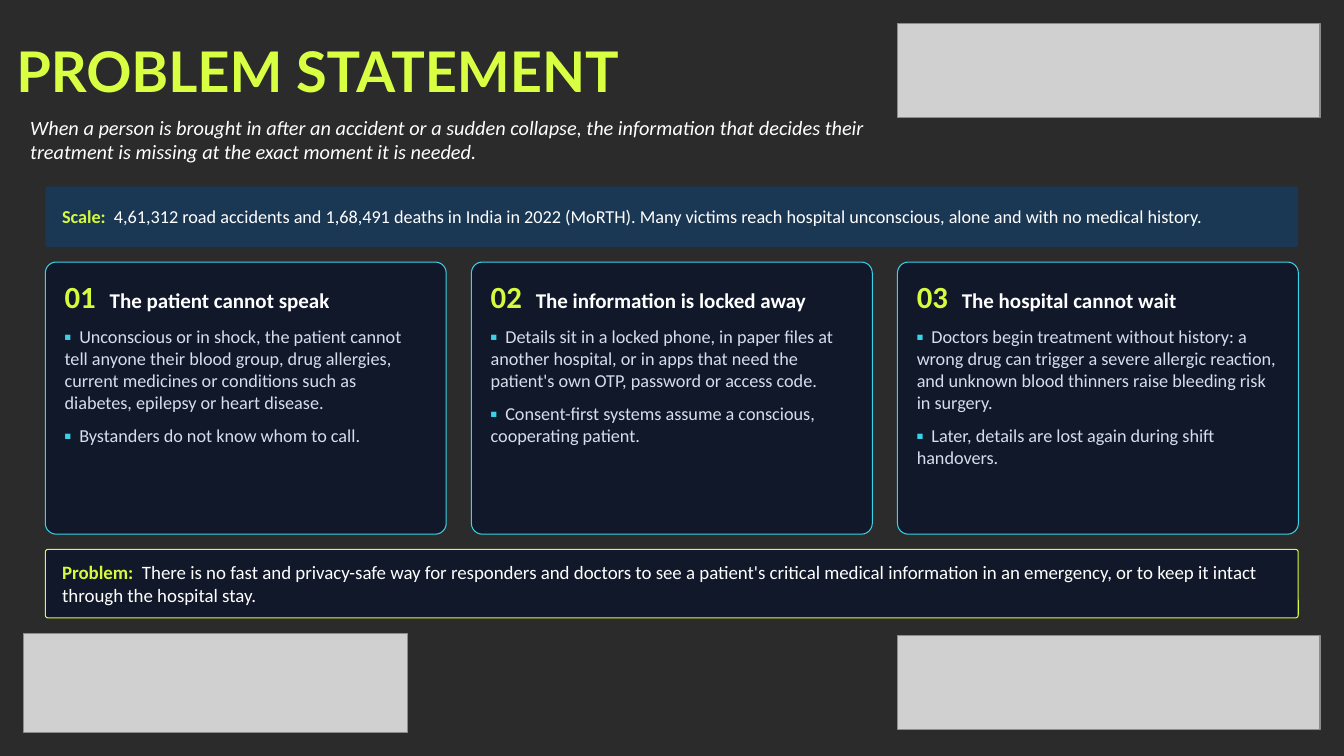
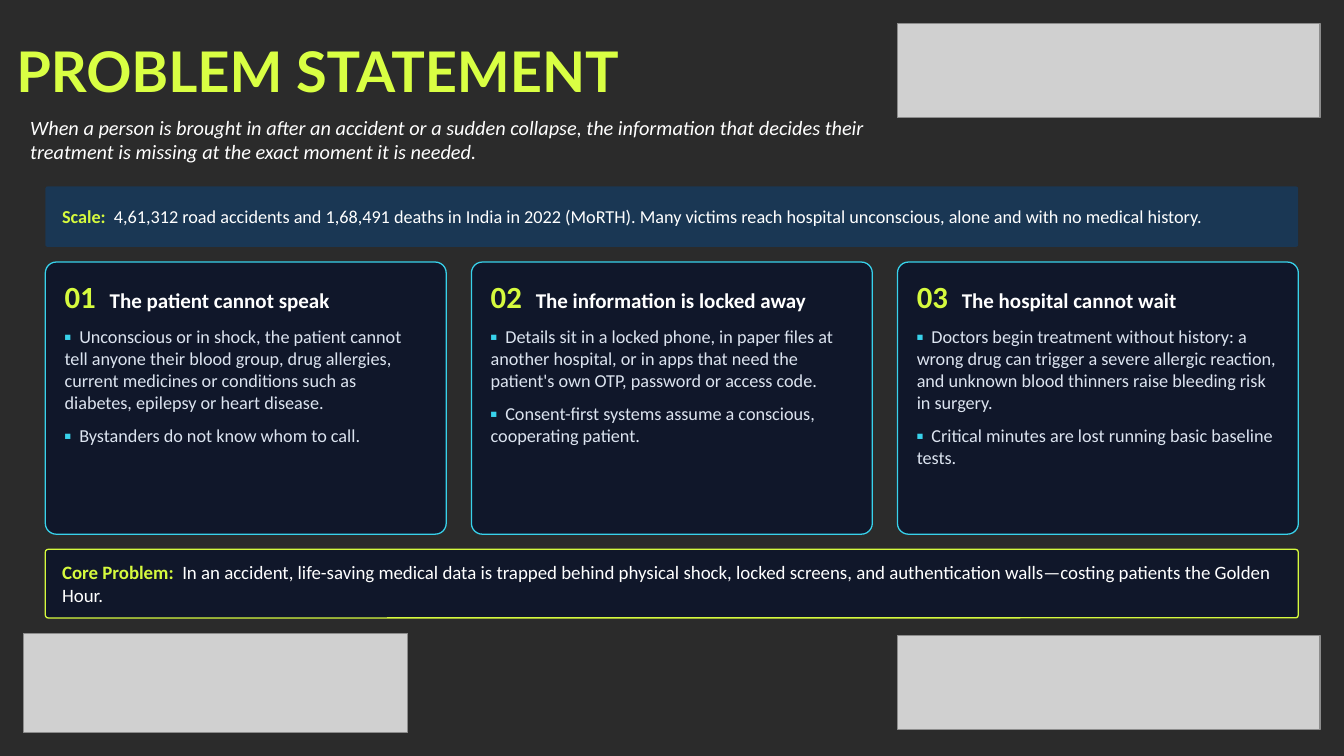
Before and after one commit to yogeshwaran2344/e-healthcare, a slide deck: slide 2 of Khacks_4.0_Proxy_Submission.pptx. Drawn at 1344x756 pixels with LibreOffice and Linux fonts; fonts in the diff are those of the drawing; grey boxes stand for pictures; background and template pictures are left out; a plain dark background stands for a picture behind light text. Boxes give left, top, right and bottom in pixels: in the first picture for what was removed or moved away, otherwise in the second. Text is boxed around its words. In the diff, an @@ line names an element or a change of style, - is before the commit and + after.

```diff
--- a/Khacks_4.0_Proxy_Submission.pptx
+++ b/Khacks_4.0_Proxy_Submission.pptx
@@ fill #0C142A at 82% opacity to #0C142A at 84% opacity; outline #38D2EB 0.75 pt to #38D2EB 0.9 pt in 3 elements at (45, 262, 447, 534), (472, 262, 873, 534), (897, 262, 1299, 534) @@
@@ text in rounded rectangle at (917, 429, 1272, 464): text changed; text colour #D6DEEB to #DCE4F0 @@
-▪ Later, details are lost again during shift handovers.
+▪ Critical minutes are lost running basic baseline tests.
@@ rounded rectangle "Core Problem: In an accident, ..." at (45, 549, 1299, 618): fill #0C142A at 82% opacity to #0C142A at 84% opacity; outline #D6FA3E 0.75 pt to #D6FA3E 0.9 pt @@
@@ text in rounded rectangle at (62, 565, 1270, 602): text changed @@
-Problem: There is no fast and privacy-safe way for responders and doctors to see a patient's critical medical information in an emergency, or to keep it intact through the hospital stay.
+Core Problem: In an accident, life-saving medical data is trapped behind physical shock, locked screens, and authentication walls—costing patients the Golden Hour.
```
Also in this commit, not shown: 6 other slides changed, 1 other file.
